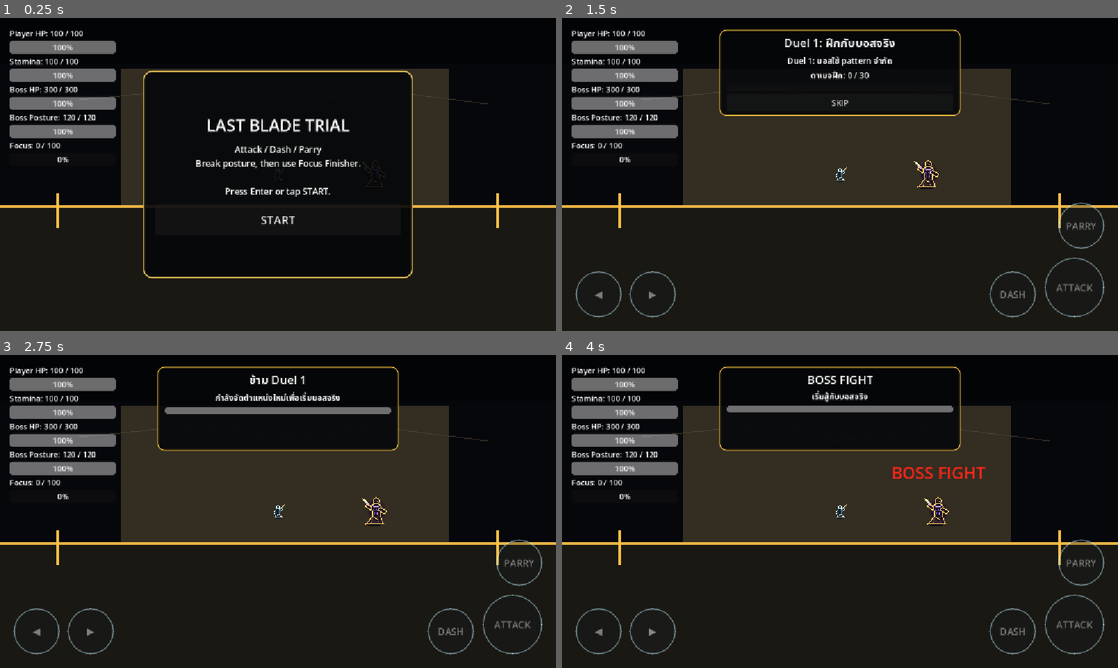
Above: before the commit, frames 1-4 (two rows, left to right).
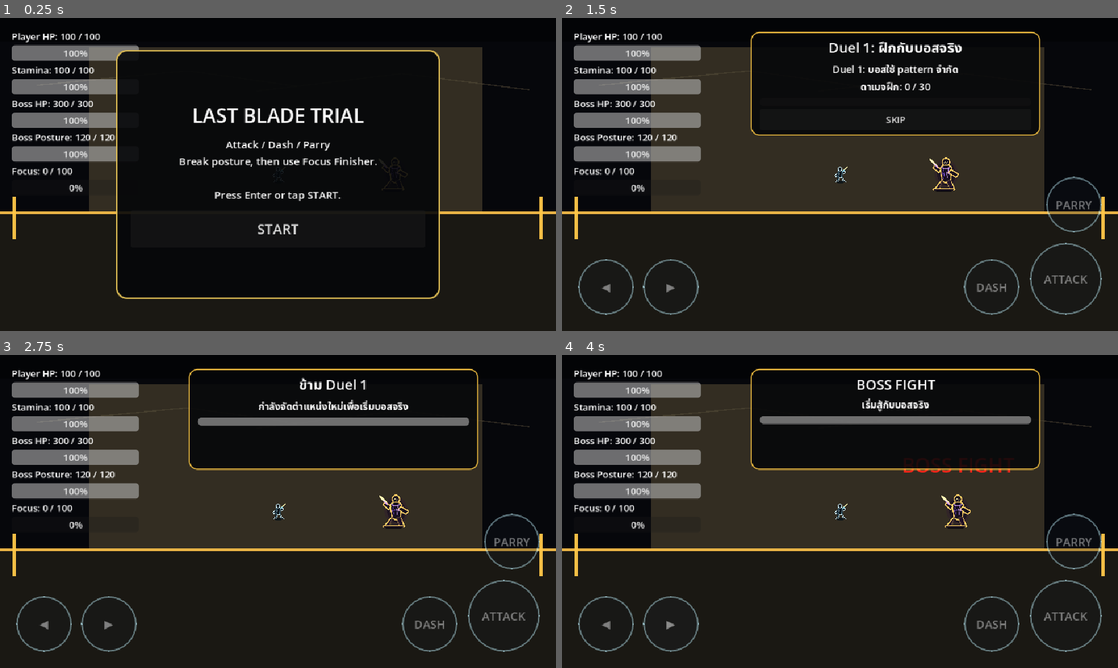
Above: after the commit, the same moments.

Repository: shanwinder/lastblade
Game: Godot game, scene res://scenes/main/BossBrokenMaster.tscn
Two runs of this game, one before a commit and one after it. Both use one fixed random seed, a clock stepped at 60 frames per second and the inputs below.
Inputs:
- Up to frame 1 (0.25 s): no input
- Up to frame 2 (1.5 s): click "START" at 0.5 s; click "SKIP" at 1.25 s
- Up to frame 3 (2.75 s): click "SKIP" at 2 s
- Up to frame 4 (4 s): click "◀" at 2.75 s; click "▶" at 3.5 s

The runs differ from the first frame. In frame 1, 21% of the frame differs, in the area x 0-100%, y 3-90%; in frame 2, 23%; in frame 3, 24%; in frame 4, 24%, in the area x 0-100%, y 3-96%.

Commit message:
Tune mobile viewport scale for Android readability

Diff:
--- a/last-blade-trial/project.godot
+++ b/last-blade-trial/project.godot
@@ -21,6 +21,8 @@
 
 [display]
 
+window/size/viewport_width=960
+window/size/viewport_height=540
 window/stretch/mode="canvas_items"
 window/stretch/aspect="expand"
 
